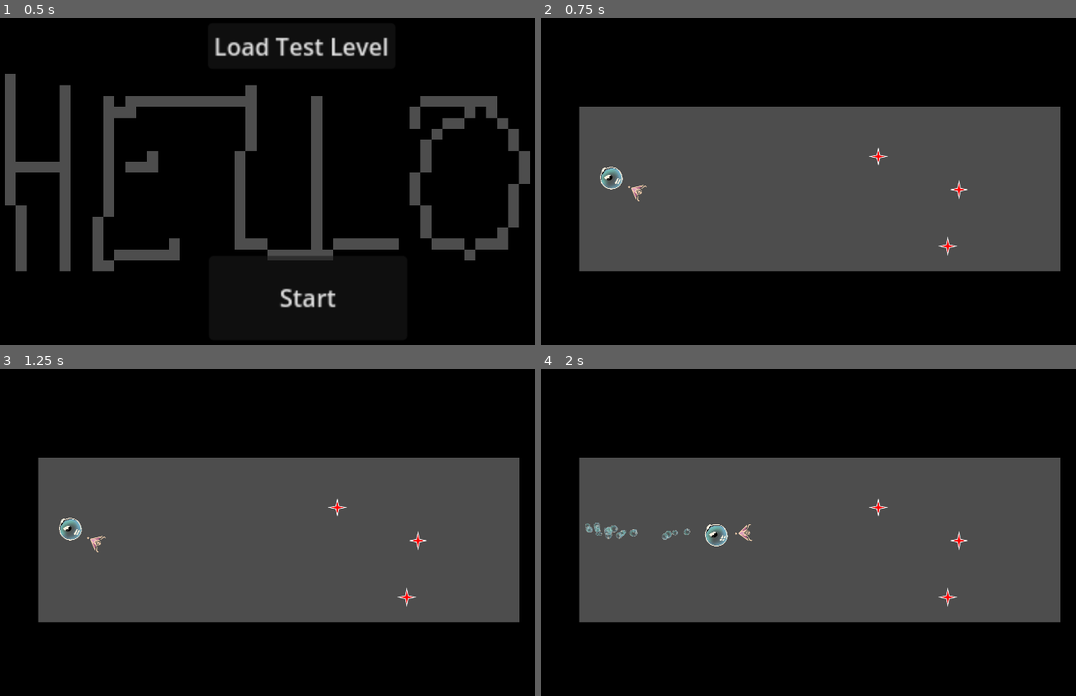
Above: before the commit, frames 1-4 (two rows, left to right).
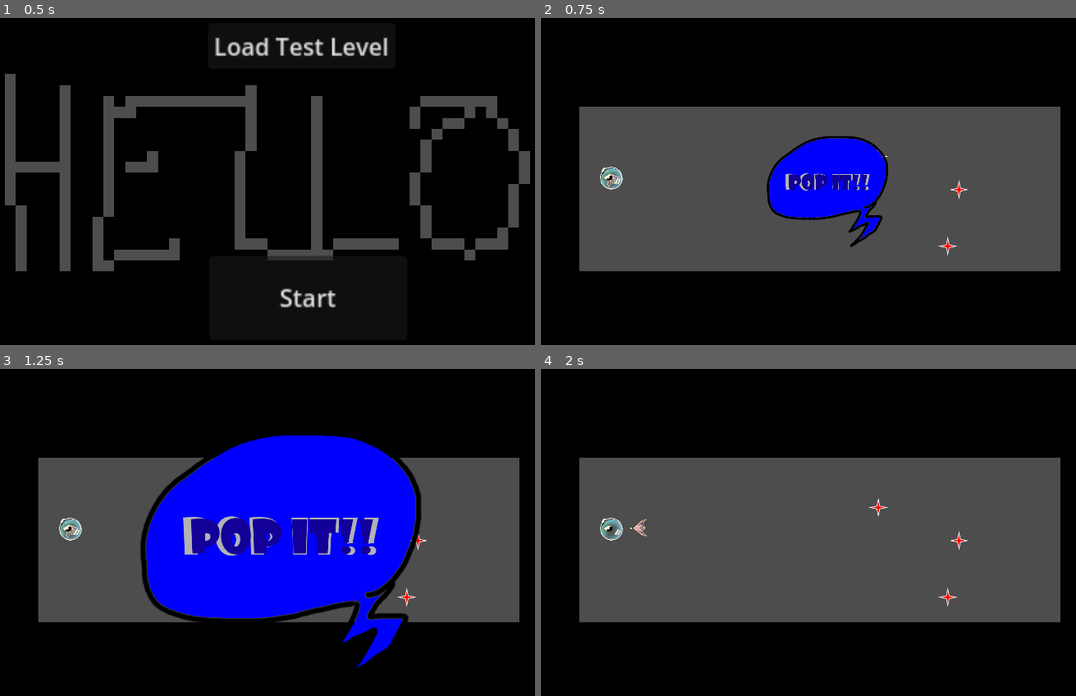
Above: after the commit, the same moments.

Repository: davifarhi/GGJ25-CrashSim-Untitled
Game: Godot game, scene res://scenes/dummy-flow/hello.tscn
Two runs of this game, one before a commit and one after it. Both use one fixed random seed, a clock stepped at 60 frames per second and the inputs below.
Inputs (mouse positions are in pixels of both pictures, inside the frame that each line leads up to):
- Up to frame 1 (0.5 s): no input
- Up to frame 2 (0.75 s): click "Start" at 0.5 s
- Up to frame 3 (1.25 s): no input
- Up to frame 4 (2 s): move the mouse to (974, 516) at 1.27 s; click (974, 516) at 1.35 s

Frame 1 is identical in both runs. In frame 2, 5.2% of the frame differs, in the area x 12-65%, y 36-71%; in frame 3, 26%, in the area x 12-79%, y 20-92%; in frame 4, 0.7%.

Commit message:
Added popit on level start

Diff:
--- a/ggj-crashsim-untilted/autoloads/game_manager.gd
+++ b/ggj-crashsim-untilted/autoloads/game_manager.gd
@@ -15,8 +15,6 @@
 var next_scene: int = 1
 var is_scene_pausable: bool = true
 
-var scene_transition_countdown: int = 0
-
 # Called when the node enters the scene tree for the first time.
 func _ready() -> void:
 	StartGame.connect(_start_game)
@@ -31,9 +29,7 @@
 
 # Called every frame. 'delta' is the elapsed time since the previous frame.
 func _process(_delta: float) -> void:
-	if scene_transition_countdown > 0:
-		scene_transition_countdown -= 1
-
+	pass
 
 func _start_game() -> void:
 	load_next_scene()
@@ -93,9 +89,7 @@
 	next_scene += 1
 
 	OnLevelBegin.emit()
-
-	#SEB hack (dfarhi)
-	scene_transition_countdown = 3
+	PopIt.StartPOPIt.emit()
 
 
 func load_test_scene():
--- a/ggj-crashsim-untilted/autoloads/pop_it.gd
+++ b/ggj-crashsim-untilted/autoloads/pop_it.gd
@@ -9,7 +9,7 @@
 	StartPOPIt.connect(_start_popit)
 	hide()
 
-	process_mode = Node.PROCESS_MODE_ALWAYS
+	process_mode = Node.PROCESS_MODE_PAUSABLE
 
 
 # Called every frame. 'delta' is the elapsed time since the previous frame.
--- a/ggj-crashsim-untilted/autoloads/pop_it.tscn
+++ b/ggj-crashsim-untilted/autoloads/pop_it.tscn
@@ -3,6 +3,21 @@
 [ext_resource type="Script" path="res://autoloads/pop_it.gd" id="1_gaair"]
 [ext_resource type="Texture2D" uid="uid://dopbjqs237ybb" path="res://assets/SpeechBubble.png" id="2_st4vg"]
 [ext_resource type="Texture2D" uid="uid://17xphld7ys" path="res://assets/PopItText.png" id="3_3uv33"]
+
+[sub_resource type="Animation" id="Animation_uxkbu"]
+length = 0.001
+tracks/0/type = "value"
+tracks/0/imported = false
+tracks/0/enabled = true
+tracks/0/path = NodePath("Node2D:scale")
+tracks/0/interp = 1
+tracks/0/loop_wrap = true
+tracks/0/keys = {
+"times": PackedFloat32Array(0),
+"transitions": PackedFloat32Array(1),
+"update": 0,
+"values": [Vector2(1, 1)]
+}
 
 [sub_resource type="Animation" id="Animation_uueej"]
 resource_name = "popit!!"
@@ -19,21 +34,6 @@
 "values": [Vector2(0.2, 0.2), Vector2(1, 1), Vector2(0.706667, 0.706667)]
 }
 
-[sub_resource type="Animation" id="Animation_uxkbu"]
-length = 0.001
-tracks/0/type = "value"
-tracks/0/imported = false
-tracks/0/enabled = true
-tracks/0/path = NodePath("Node2D:scale")
-tracks/0/interp = 1
-tracks/0/loop_wrap = true
-tracks/0/keys = {
-"times": PackedFloat32Array(0),
-"transitions": PackedFloat32Array(1),
-"update": 0,
-"values": [Vector2(1, 1)]
-}
-
 [sub_resource type="AnimationLibrary" id="AnimationLibrary_es6wb"]
 _data = {
 "RESET": SubResource("Animation_uxkbu"),
@@ -41,6 +41,7 @@
 }
 
 [node name="PopIt" type="Node2D"]
+z_index = 500
 script = ExtResource("1_gaair")
 
 [node name="AnimationPlayer" type="AnimationPlayer" parent="."]
--- a/ggj-crashsim-untilted/classes/sound_collection.gd
+++ b/ggj-crashsim-untilted/classes/sound_collection.gd
@@ -8,16 +8,18 @@
 	node = collection_node
 	assert(node.get_child_count() > 0)
 
+
 func select_random() -> AudioStreamPlayer2D:
 	var children = node.get_children()
 	var random = children[randi() % children.size()]
 
-	print("Selected random SFX: ", random.name)
 	return random
+
 
 func play_random() -> void:
 	select_random().play()
 
+
 func play_all() -> void:
 	for child in node.get_children():
 		child.play()
--- a/ggj-crashsim-untilted/project.godot
+++ b/ggj-crashsim-untilted/project.godot
@@ -20,6 +20,7 @@
 GameManager="*res://autoloads/game_manager.gd"
 UiManager="*res://autoloads/ui_manager.gd"
 PauseMenu="*res://autoloads/pause_menu.tscn"
+PopIt="*res://autoloads/pop_it.tscn"
 
 [display]
 
--- a/ggj-crashsim-untilted/scenes/Boubou.gd
+++ b/ggj-crashsim-untilted/scenes/Boubou.gd
@@ -23,7 +23,6 @@
 signal BoubouBumperContact
 @onready var bumper_contact_sfx_collection = SoundCollection.new($BumperContactSFX)
 @onready var boubou_death_sfx_group = SoundCollection.new($DeathSFX)
-@onready var boubou_born_sfx_group = SoundCollection.new($BornSFX)
 @onready var boubou_bounce_sfx_collection = SoundCollection.new($BounceSFX)
 @onready var boubou_bounce_vo_sfx_collection = SoundCollection.new($BounceVOSFX)
 @onready var boubou_inpulse_sfx_collection = SoundCollection.new($InpulseSFX)
@@ -87,6 +86,9 @@
 func _process(delta: float)  -> void:
 	if dead:
 		return;
+	if PopIt.is_active():
+		return
+
 	UpdateIndicatorPos()
 
 	if (ghostremainingTime > 0):
@@ -100,12 +102,10 @@
 		linear_velocity = Vector2(0, 0)
 		global_position = get_viewport().get_mouse_position()
 
-	# dfarhi: this is ugly but if you have a better way, feel free to implement it
-	if GameManager.scene_transition_countdown == 1:
-		boubou_born_sfx_group.play_all()
-
 
 func _physics_process(_delta: float) -> void:
+	if PopIt.is_active():
+		return
 	if (Input.is_action_just_pressed("Inpulse")):
 		doInpulse()
 	if linear_velocity.length_squared() > maxSpeed * maxSpeed:
--- a/ggj-crashsim-untilted/scenes/Boubou.tscn
+++ b/ggj-crashsim-untilted/scenes/Boubou.tscn
@@ -14,8 +14,6 @@
 [ext_resource type="AudioStream" uid="uid://clb86kxa5skg0" path="res://assets/sound/env_bumper_vo_03.wav" id="12_l2t58"]
 [ext_resource type="AudioStream" uid="uid://c714ijfgvn00y" path="res://assets/sound/bou_death_01.wav" id="13_gliq1"]
 [ext_resource type="AudioStream" uid="uid://b4e3tfggiq4mp" path="res://assets/sound/bou_death_vo_01.wav" id="14_ihsvq"]
-[ext_resource type="AudioStream" uid="uid://41jolr6cuyxf" path="res://assets/sound/bou_born_01.wav" id="15_57mvn"]
-[ext_resource type="AudioStream" uid="uid://dfcdfstt7xdoe" path="res://assets/sound/bou_born_vo_01.wav" id="16_ctu78"]
 [ext_resource type="AudioStream" uid="uid://ctkyxl4iebbmg" path="res://assets/sound/bou_throw_vo_01.wav" id="17_t0de2"]
 [ext_resource type="AudioStream" uid="uid://6up1dw8sncnc" path="res://assets/sound/bou_throw_vo_02.wav" id="18_3qb7e"]
 [ext_resource type="AudioStream" uid="uid://blh7dofgykiol" path="res://assets/sound/bou_throw_vo_03.wav" id="19_puylg"]
@@ -301,14 +299,6 @@
 [node name="BouDeathVo01" type="AudioStreamPlayer2D" parent="DeathSFX"]
 stream = ExtResource("14_ihsvq")
 
-[node name="BornSFX" type="Node" parent="."]
-
-[node name="BouBorn01" type="AudioStreamPlayer2D" parent="BornSFX"]
-stream = ExtResource("15_57mvn")
-
-[node name="BouBornVo01" type="AudioStreamPlayer2D" parent="BornSFX"]
-stream = ExtResource("16_ctu78")
-
 [node name="InpulseVOSFX" type="Node" parent="."]
 
 [node name="BouThrowVo01" type="AudioStreamPlayer2D" parent="InpulseVOSFX"]
Not shown: 1 places in ggj-crashsim-untilted/scenes/Boubou.tscn that only renumber resources
